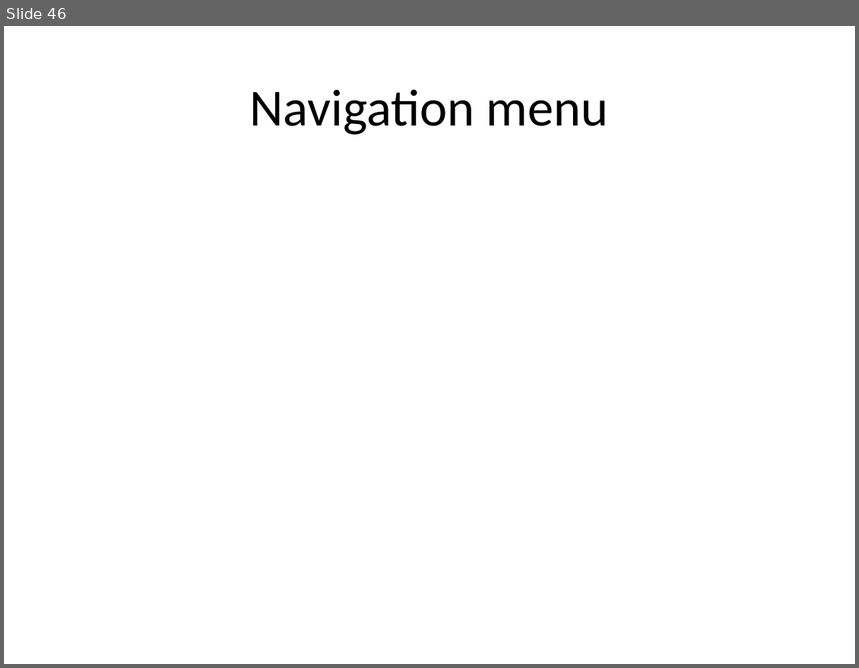
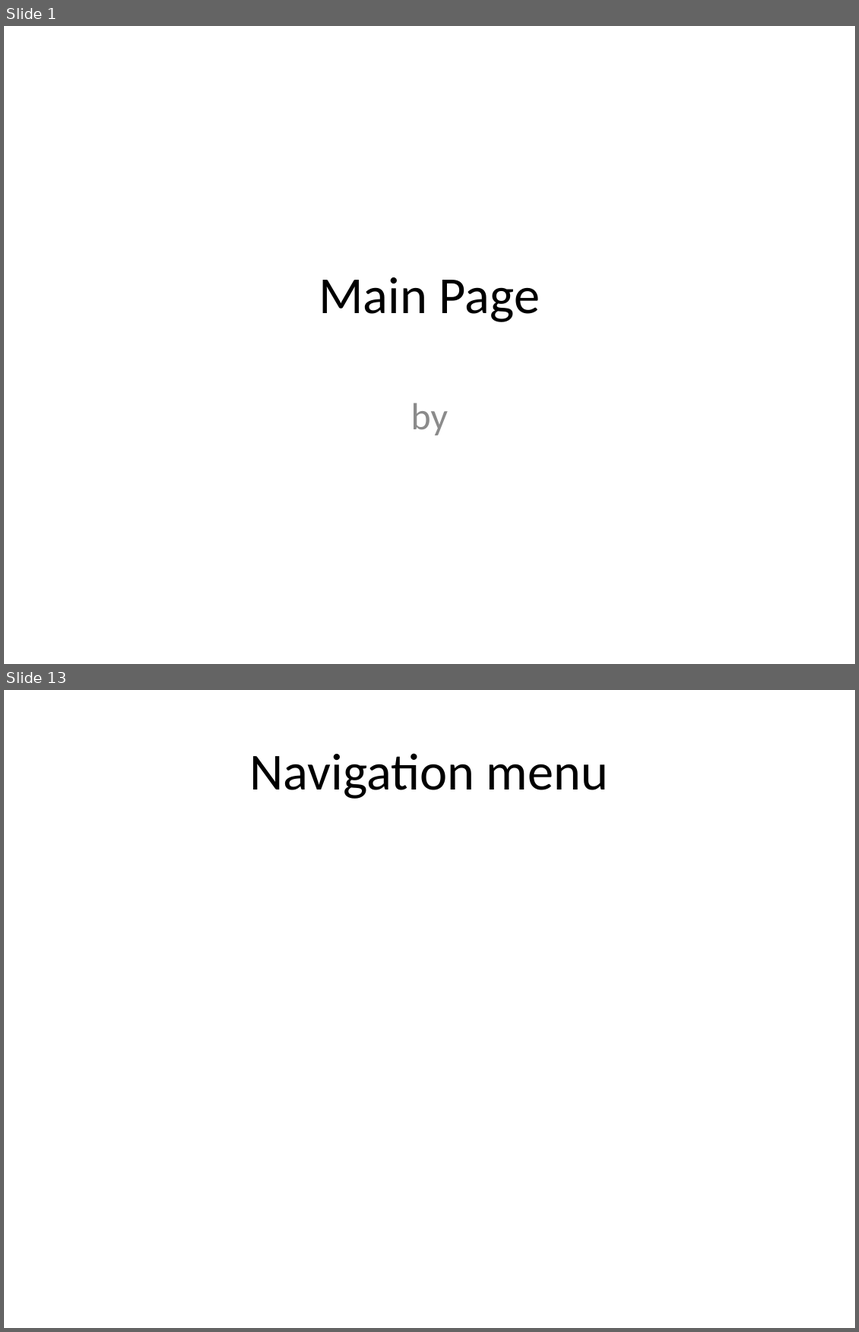
Before and after one commit to eppisai/Uplift---Smart-educational-Platform, a slide deck: AutoPPT-main/AutoPPT-main/something.pptx. Shown one above the other, each under a label of ours: slide 46 before the commit, slides 1 and 13 after it; the slides between them are not shown. The pictures are 859x668 and 859x1332 pixels, drawn with LibreOffice and Linux fonts; fonts in the diff are those of the drawing. Boxes give left, top, right and bottom in pixels: in the first picture for what was removed or moved away, otherwise in the second. Text is boxed around its words. In the diff, an @@ line names an element or a change of style, - is before the commit and + after.

```diff
--- a/AutoPPT-main/AutoPPT-main/something.pptx
+++ b/AutoPPT-main/AutoPPT-main/something.pptx
@@ slide 1 added at bbox=[4, 26, 855, 664], background #FFFFFF @@
@@ title added at bbox=[319, 278, 540, 322], 44 pt, text #000000 @@
+Main Page
@@ subtitle added at bbox=[411, 403, 448, 436], 32 pt, text #8C8C8C @@
+by
@@ what was slide 46 is now slide 13 @@
```
Also in this commit, not shown: 2 slides changed, 9 other slides added, 43 slides removed, 1 other file.
